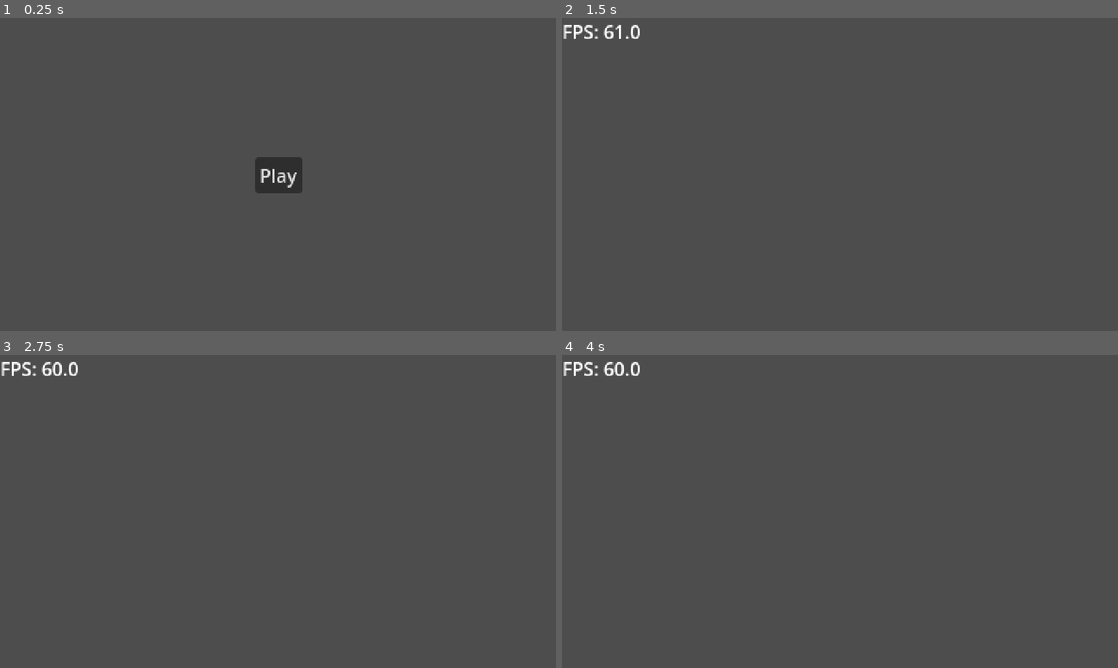
Above: before the commit, frames 1-4 (two rows, left to right).
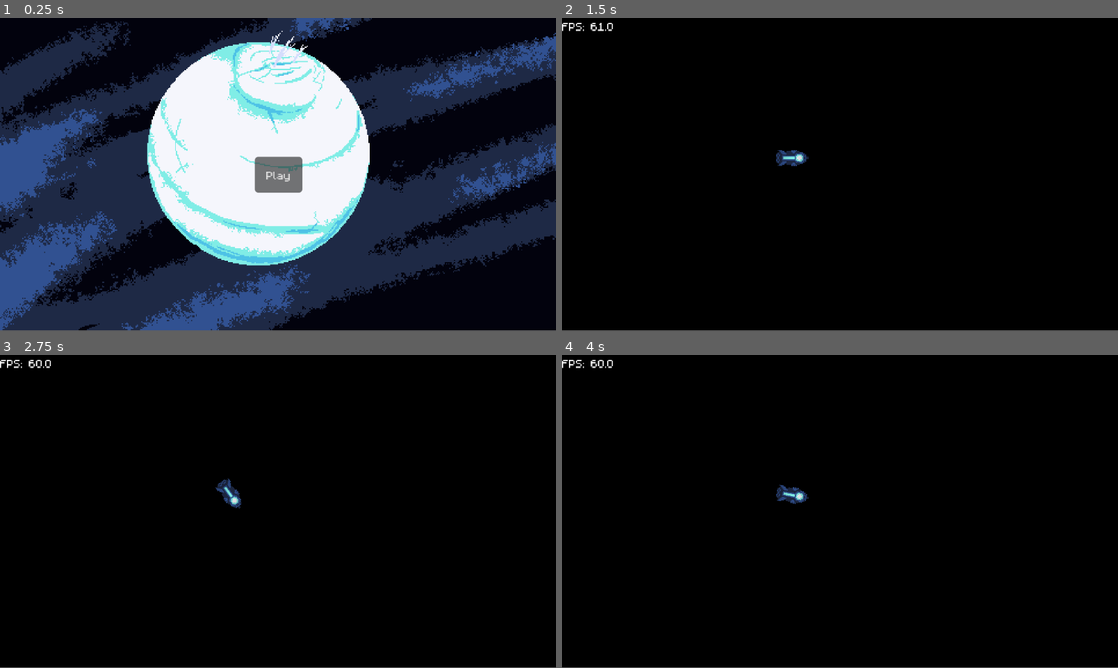
Above: after the commit, the same moments.

Repository: austingwatson/Depths
Game: Godot game, scene res://scenes/title_screen.tscn
Two runs of this game, one before a commit and one after it. Both use one fixed random seed, a clock stepped at 60 frames per second and the inputs below.
Inputs (mouse positions are in pixels of both pictures, inside the frame that each line leads up to):
- Up to frame 1 (0.25 s): no input
- Up to frame 2 (1.5 s): click "Play" at 0.5 s; move the mouse to (962, 158) at 1.27 s; hold D (move_right, bound only before the commit) from 1.28 s (still down); hold Right mouse button (rotate, bound only after the commit) from 1.28 s (still down)
- Up to frame 3 (2.75 s): tap Enter at 2 s; move the mouse to (166, 527) at 2.02 s; release D (move_right, bound only before the commit) at 2.03 s; release Right mouse button (rotate, bound only after the commit) at 2.03 s; hold S (move_down, bound only before the commit) from 2.03 s (still down); right-click (166, 527) at 2.1 s
- Up to frame 4 (4 s): tap Space (thrust, bound only after the commit) at 2.75 s; move the mouse to (895, 442) at 2.77 s; release S (move_down, bound only before the commit) at 2.78 s; hold D (move_right, bound only before the commit) 2.78-3.53 s; hold Right mouse button (rotate, bound only after the commit) 2.78-3.53 s; move the mouse to (812, 574) at 3.52 s; hold W (move_up, bound only before the commit) from 3.53 s (still down); right-click (812, 574) at 3.6 s
In our replay, the window is 800x450 before the commit and 800x449 after it. These sizes can differ from the game's own. Grey fills any space a smaller window leaves; there, only what the larger window draws over its background counts as a difference.

The runs differ from the first frame. In frame 1, 100% of the frame differs, in the area x 0-100%, y 0-100%; in frame 2, 100%; in frame 3, 100%; in frame 4, 100%.

Commit message:
base sub movement

Diff:
--- a/project.godot
+++ b/project.godot
@@ -21,33 +21,44 @@
 window/size/viewport_height=270
 window/size/window_width_override=1280
 window/size/window_height_override=720
-window/stretch/mode="viewport"
+window/stretch/mode="canvas_items"
 window/stretch/aspect="expand"
 
 [input]
 
-move_up={
+rotate={
 "deadzone": 0.2,
-"events": [Object(InputEventKey,"resource_local_to_scene":false,"resource_name":"","device":-1,"window_id":0,"alt_pressed":false,"shift_pressed":false,"ctrl_pressed":false,"meta_pressed":false,"pressed":false,"keycode":0,"physical_keycode":87,"key_label":0,"unicode":119,"location":0,"echo":false,"script":null)
+"events": [Object(InputEventMouseButton,"resource_local_to_scene":false,"resource_name":"","device":-1,"window_id":0,"alt_pressed":false,"shift_pressed":false,"ctrl_pressed":false,"meta_pressed":false,"button_mask":2,"position":Vector2(365, 14),"global_position":Vector2(374, 62),"factor":1.0,"button_index":2,"canceled":false,"pressed":true,"double_click":false,"script":null)
 ]
 }
-move_left={
+thrust={
 "deadzone": 0.2,
-"events": [Object(InputEventKey,"resource_local_to_scene":fa …(140 unchanged characters)… d":false,"keycode":0,"physical_keycode":65,"key_label":0,"unicode":97,"location":0,"echo":false,"script":null)
+"events": [Object(InputEventKey,"resource_local_to_scene":fa …(140 unchanged characters)… d":false,"keycode":0,"physical_keycode":32,"key_label":0,"unicode":32,"location":0,"echo":false,"script":null)
 ]
 }
-move_down={
+sonar={
 "deadzone": 0.2,
-"events": [Object(InputEventKey,"resource_local_to_scene":fa …(140 unchanged characters)… d":false,"keycode":0,"physical_keycode":83,"key_label":0,"unicode":115,"location":0,"echo":false,"script":null)
+"events": [Object(InputEventKey,"resource_local_to_scene":fa …(140 unchanged characters)… d":false,"keycode":0,"physical_keycode":4194325,"key_label":0,"unicode":0,"location":0,"echo":false,"script":null)
 ]
 }
-move_right={
+shoot={
 "deadzone": 0.2,
-"events": [Object(InputEventKey,"resource_local_to_scene":false,"resource_name":"","device":-1,"window_id":0,"alt_pressed":false,"shift_pressed":false,"ctrl_pressed":false,"meta_pressed":false,"pressed":false,"keycode":0,"physical_keycode":68,"key_label":0,"unicode":100,"location":0,"echo":false,"script":null)
+"events": [Object(InputEventMouseButton,"resource_local_to_scene":false,"resource_name":"","device":-1,"window_id":0,"alt_pressed":false,"shift_pressed":false,"ctrl_pressed":false,"meta_pressed":false,"button_mask":1,"position":Vector2(162, 9),"global_position":Vector2(171, 57),"factor":1.0,"button_index":1,"canceled":false,"pressed":true,"double_click":false,"script":null)
 ]
 }
 
+[layer_names]
+
+2d_physics/layer_1="Wall"
+2d_physics/layer_2="Friendly"
+2d_physics/layer_3="Enemy"
+2d_physics/layer_4="Neutral"
+
 [rendering]
 
+textures/canvas_textures/default_texture_filter=0
 renderer/rendering_method="gl_compatibility"
 renderer/rendering_method.mobile="gl_compatibility"
+textures/decals/filter=0
+textures/light_projectors/filter=0
+environment/defaults/default_clear_color=Color(0, 0, 0, 1)
--- a/scenes/component/character_movement.tscn
+++ /dev/null
@@ -1,6 +0,0 @@
-[gd_scene load_steps=2 format=3 uid="uid://dgefqrqeh3evl"]
-
-[ext_resource type="Script" uid="uid://cokst3tgct4ll" path="res://scripts/component/character_movement.gd" id="1_el16b"]
-
-[node name="CharacterMovement" type="Node"]
-script = ExtResource("1_el16b")
--- a/scenes/component/hit_box.tscn
+++ b/scenes/component/hit_box.tscn
@@ -1,16 +1,17 @@
-[gd_scene load_steps=3 format=3 uid="uid://b0rymrbfbbdhr"]
+[gd_scene load_steps=3 format=3 uid="uid://b0foxywnu3rrx"]
 
-[ext_resource type="Script" uid="uid://blljpccu8rpvl" path="res://scripts/component/hit_box.gd" id="1_w60fk"]
+[ext_resource type="Script" uid="uid://d2ldiagqpdtns" path="res://scripts/component/hit_box.gd" id="1_2cddn"]
 
-[sub_resource type="CircleShape2D" id="CircleShape2D_nel52"]
+[sub_resource type="CircleShape2D" id="CircleShape2D_7snd3"]
 resource_local_to_scene = true
 radius = 8.0
 
 [node name="HitBox" type="Area2D"]
+input_pickable = false
 monitorable = false
-script = ExtResource("1_w60fk")
+script = ExtResource("1_2cddn")
 
 [node name="CollisionShape2D" type="CollisionShape2D" parent="."]
-shape = SubResource("CircleShape2D_nel52")
+shape = SubResource("CircleShape2D_7snd3")
 
 [connection signal="area_entered" from="." to="." method="_on_area_entered"]
--- a/scenes/component/hurt_box.tscn
+++ b/scenes/component/hurt_box.tscn
@@ -1,14 +1,15 @@
-[gd_scene load_steps=3 format=3 uid="uid://b0foxywnu3rrx"]
+[gd_scene load_steps=3 format=3 uid="uid://b0rymrbfbbdhr"]
 
-[ext_resource type="Script" uid="uid://d2ldiagqpdtns" path="res://scripts/component/hurt_box.gd" id="1_2cddn"]
+[ext_resource type="Script" uid="uid://blljpccu8rpvl" path="res://scripts/component/hurt_box.gd" id="1_w60fk"]
 
-[sub_resource type="CircleShape2D" id="CircleShape2D_7snd3"]
+[sub_resource type="CircleShape2D" id="CircleShape2D_nel52"]
 resource_local_to_scene = true
 radius = 8.0
 
 [node name="HurtBox" type="Area2D"]
+input_pickable = false
 monitoring = false
-script = ExtResource("1_2cddn")
+script = ExtResource("1_w60fk")
 
 [node name="CollisionShape2D" type="CollisionShape2D" parent="."]
-shape = SubResource("CircleShape2D_7snd3")
+shape = SubResource("CircleShape2D_nel52")
--- /dev/null
+++ b/scenes/component/movement.tscn
@@ -0,0 +1,6 @@
+[gd_scene load_steps=2 format=3 uid="uid://dgefqrqeh3evl"]
+
+[ext_resource type="Script" uid="uid://cokst3tgct4ll" path="res://scripts/component/movement.gd" id="1_el16b"]
+
+[node name="Movement" type="Node"]
+script = ExtResource("1_el16b")
--- /dev/null
+++ b/scenes/entity/actor/hunter_fish.tscn
@@ -0,0 +1,15 @@
+[gd_scene load_steps=4 format=3 uid="uid://daxpl8wgwrd7w"]
+
+[ext_resource type="PackedScene" uid="uid://b0foxywnu3rrx" path="res://scenes/component/hit_box.tscn" id="1_cxbke"]
+[ext_resource type="Texture2D" uid="uid://cc2bgbvc2jubk" path="res://assets/textures/entity/hunter_fish.png" id="1_p6sfq"]
+
+[sub_resource type="AtlasTexture" id="AtlasTexture_fmqt7"]
+atlas = ExtResource("1_p6sfq")
+region = Rect2(1, 17, 30, 14)
+
+[node name="HunterFish" type="Node2D"]
+
+[node name="Sprite2D" type="Sprite2D" parent="."]
+texture = SubResource("AtlasTexture_fmqt7")
+
+[node name="HitBox" parent="." instance=ExtResource("1_cxbke")]
--- a/scenes/entity/actor/player.tscn
+++ b/scenes/entity/actor/player.tscn
@@ -1,17 +1,30 @@
-[gd_scene load_steps=4 format=3 uid="uid://bw4vq0sx2pd5s"]
+[gd_scene load_steps=6 format=3 uid="uid://bw4vq0sx2pd5s"]
 
-[ext_resource type="PackedScene" uid="uid://dgefqrqeh3evl" path="res://scenes/component/character_movement.tscn" id="1_ic5hl"]
 [ext_resource type="Script" uid="uid://7r1o4qx4n4r0" path="res://scripts/entity/actor/player.gd" id="1_in1sw"]
+[ext_resource type="PackedScene" uid="uid://b0rymrbfbbdhr" path="res://scenes/component/hurt_box.tscn" id="2_8pk7n"]
+[ext_resource type="PackedScene" uid="uid://dgefqrqeh3evl" path="res://scenes/component/movement.tscn" id="2_f6cxi"]
+[ext_resource type="Texture2D" uid="uid://7012mtb2g3dr" path="res://assets/textures/entity/player_sub.png" id="3_v1h6o"]
+[ext_resource type="Texture2D" uid="uid://dgb36hfijxjf1" path="res://assets/textures/effects/2d_lights_and_shadows_neutral_point_light.png" id="5_f6cxi"]
 
-[sub_resource type="CircleShape2D" id="CircleShape2D_yaihi"]
-radius = 8.0
-
-[node name="Player" type="CharacterBody2D"]
+[node name="Player" type="Node2D"]
 script = ExtResource("1_in1sw")
 
-[node name="CharacterMovement" parent="." node_paths=PackedStringArray("character_body") instance=ExtResource("1_ic5hl")]
-character_body = NodePath("..")
-speed = 100.0
+[node name="Movement" parent="." node_paths=PackedStringArray("entity") instance=ExtResource("2_f6cxi")]
+entity = NodePath("..")
+max_speed = 200.0
+acceleration = 100.0
+deceleration = 300.0
+rotation_speed = 5.0
 
-[node name="CollisionShape2D" type="CollisionShape2D" parent="."]
-shape = SubResource("CircleShape2D_yaihi")
+[node name="Sprite2D" type="Sprite2D" parent="."]
+texture = ExtResource("3_v1h6o")
+
+[node name="HurtBox" parent="." instance=ExtResource("2_8pk7n")]
+collision_layer = 2
+collision_mask = 12
+max_health = 10
+health = 10
+
+[node name="PointLight2D" type="PointLight2D" parent="."]
+texture = ExtResource("5_f6cxi")
+texture_scale = 0.5
--- a/scenes/game.tscn
+++ b/scenes/game.tscn
@@ -1,10 +1,18 @@
-[gd_scene load_steps=3 format=3 uid="uid://c2s5gjmj8y12a"]
+[gd_scene load_steps=4 format=3 uid="uid://c2s5gjmj8y12a"]
 
 [ext_resource type="PackedScene" uid="uid://ciuquonjnfqut" path="res://scenes/ui/hud.tscn" id="1_uwrxv"]
 [ext_resource type="PackedScene" uid="uid://bw4vq0sx2pd5s" path="res://scenes/entity/actor/player.tscn" id="2_yqjtg"]
+[ext_resource type="PackedScene" uid="uid://daxpl8wgwrd7w" path="res://scenes/entity/actor/hunter_fish.tscn" id="3_lnu2h"]
 
 [node name="Game" type="Node"]
+
+[node name="CanvasModulate" type="CanvasModulate" parent="."]
+color = Color(0, 0, 0, 1)
 
 [node name="HUD" parent="." instance=ExtResource("1_uwrxv")]
 
 [node name="Player" parent="." instance=ExtResource("2_yqjtg")]
+position = Vector2(199, 121)
+
+[node name="HunterFish" parent="." instance=ExtResource("3_lnu2h")]
+position = Vector2(83, 64)
--- a/scenes/title_screen.tscn
+++ b/scenes/title_screen.tscn
@@ -1,9 +1,15 @@
-[gd_scene load_steps=2 format=3 uid="uid://b8p3g7w81vtm2"]
+[gd_scene load_steps=4 format=3 uid="uid://b8p3g7w81vtm2"]
 
 [ext_resource type="Script" uid="uid://cy0qbf4ndlv4s" path="res://scripts/title_screen.gd" id="1_fgkus"]
+[ext_resource type="Texture2D" uid="uid://ptihoidbwul1" path="res://assets/textures/level/Enceladus_planet.png" id="2_s4lrb"]
+[ext_resource type="FontFile" uid="uid://dbwh2vnpvxyt" path="res://assets/textures/ui/m5x7.ttf" id="2_sa3yf"]
 
 [node name="TitleScreen" type="Node"]
 script = ExtResource("1_fgkus")
+
+[node name="Background" type="Sprite2D" parent="."]
+texture = ExtResource("2_s4lrb")
+centered = false
 
 [node name="Play" type="Button" parent="."]
 anchors_preset = 8
@@ -17,6 +23,7 @@
 offset_bottom = 15.5
 grow_horizontal = 2
 grow_vertical = 2
+theme_override_fonts/font = ExtResource("2_sa3yf")
 text = "Play"
 
 [connection signal="pressed" from="Play" to="." method="_on_play_pressed"]
--- a/scenes/ui/hud.tscn
+++ b/scenes/ui/hud.tscn
@@ -1,6 +1,7 @@
-[gd_scene load_steps=2 format=3 uid="uid://ciuquonjnfqut"]
+[gd_scene load_steps=3 format=3 uid="uid://ciuquonjnfqut"]
 
 [ext_resource type="Script" uid="uid://b6flsdq003wgt" path="res://scripts/ui/hud.gd" id="1_0mwgc"]
+[ext_resource type="FontFile" uid="uid://dbwh2vnpvxyt" path="res://assets/textures/ui/m5x7.ttf" id="2_hqnrr"]
 
 [node name="HUD" type="CanvasLayer"]
 script = ExtResource("1_0mwgc")
@@ -8,4 +9,5 @@
 [node name="FPS" type="Label" parent="."]
 offset_right = 40.0
 offset_bottom = 23.0
+theme_override_fonts/font = ExtResource("2_hqnrr")
 text = "FPS: 0"
--- a/scripts/component/character_movement.gd
+++ /dev/null
@@ -1,13 +0,0 @@
-class_name CharacterMovement
-extends Node
-
-@export var character_body: CharacterBody2D
-@export var speed: float
-
-
-func _physics_process(_delta: float) -> void:
-	character_body.move_and_slide()
-
-
-func set_direction(direction: Vector2) -> void:
-	character_body.velocity = direction.normalized() * speed
--- a/scripts/component/hit_box.gd
+++ b/scripts/component/hit_box.gd
@@ -1,20 +1,21 @@
 class_name HitBox
 extends Area2D
 
-signal hurt(max_health: int, health: int)
-signal dead
+signal hit
 
-@export var max_health: int
-@export var health: int
+@export var damage: int
+@onready var collision_shape := $CollisionShape2D
 
 
-func damage(damage: int) -> void:
-	health -= damage
-	hurt.emit(max_health, health)
-	if health <= 0:
-		dead.emit()
+func enable() -> void:
+	collision_shape.set_deferred("disabled", false)
+
+
+func disable() -> void:
+	collision_shape.set_deferred("disabled", true)
 
 
 func _on_area_entered(area: Area2D) -> void:
-	if area is HurtBox:
-		damage(area.damage)
+	if area is HitBox:
+		area.take_damage(area.damage)
+		hit.emit()
--- a/scripts/component/hurt_box.gd
+++ b/scripts/component/hurt_box.gd
@@ -1,4 +1,15 @@
 class_name HurtBox
 extends Area2D
 
-@export var damage: int
+signal hurt(max_health: int, health: int)
+signal dead
+
+@export var max_health: int
+@export var health: int
+
+
+func take_damage(damage: int) -> void:
+	health -= damage
+	hurt.emit(max_health, health)
+	if health <= 0:
+		dead.emit()
--- /dev/null
+++ b/scripts/component/movement.gd
@@ -0,0 +1,27 @@
+class_name Movement
+extends Node
+
+@export var entity: Node2D
+@export var max_speed: float
+@export var acceleration: float
+@export var deceleration: float
+@export var rotation_speed: float
+var velocity := Vector2.ZERO
+var speed: float
+
+
+func move(direction: Vector2, delta: float) -> void:
+	speed = min(speed + acceleration * delta, max_speed)
+	velocity = direction.normalized() * speed
+	entity.global_position += velocity * delta
+
+
+func stop(direction: Vector2, delta: float) -> void:
+	speed = max(speed - deceleration * delta, 0.0)
+	velocity = direction.normalized() * speed
+	entity.global_position += velocity * delta
+
+
+func turn(target: Vector2, delta: float) -> void:
+	var target_angle := (target - entity.global_position).angle()
+	entity.rotation = lerp_angle(entity.rotation, target_angle, rotation_speed * delta)
--- a/scripts/entity/actor/player.gd
+++ b/scripts/entity/actor/player.gd
@@ -1,9 +1,16 @@
 class_name Player
-extends CharacterBody2D
+extends Node2D
 
-@onready var character_movement := $CharacterMovement
+@onready var movement := $Movement
+var rotate_down := false
 
 
-func _unhandled_input(_event: InputEvent) -> void:
-	character_movement.set_direction(Input.get_vector("move_left", "move_right", "move_up", "move_down"))
-	look_at(get_global_mouse_position())
+func _physics_process(delta: float) -> void:
+	if Input.is_action_pressed("rotate"):
+		movement.turn(get_global_mouse_position(), delta)
+
+	var direction := Vector2.RIGHT.rotated(rotation)
+	if Input.is_action_pressed("thrust"):
+		movement.move(direction, delta)
+	else:
+		movement.stop(direction, delta)
--- a/scripts/title_screen.gd
+++ b/scripts/title_screen.gd
@@ -1,6 +1,4 @@
 extends Node
-
-
 
 
 func _on_play_pressed() -> void:
Not shown, added: assets/textures/effects/2d_lights_and_shadows_neutral_point_light.png.import
Not shown, added: assets/textures/entity/hunter_fish.png.import
Not shown, added: assets/textures/entity/player_sub.png.import
Not shown, added: assets/textures/entity/urchin.png.import
Renamed: assets/textures/entity/icon.svg -> assets/textures/icon.svg
Renamed: assets/textures/entity/icon.svg.import -> assets/textures/icon.svg.import
Not shown, added: assets/textures/level/Enceladus_planet.png.import
Not shown, added: assets/textures/ui/m5x7.ttf.import
Not shown, changed: scripts/component/hit_box.gd.uid
Not shown, changed: scripts/component/hurt_box.gd.uid
Renamed: scripts/component/character_movement.gd.uid -> scripts/component/movement.gd.uid
